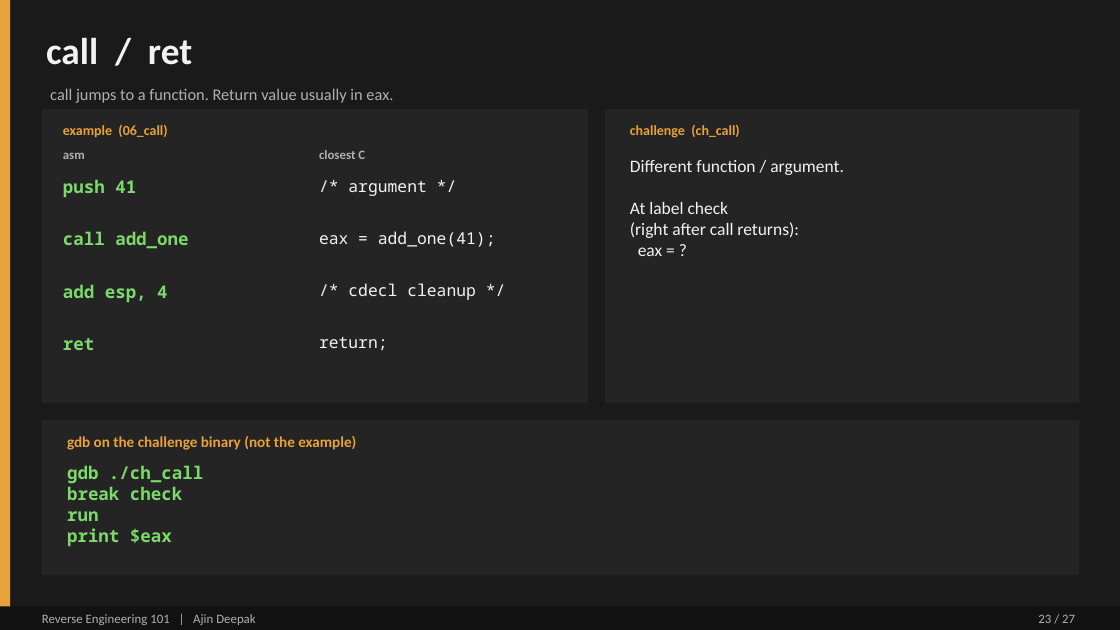
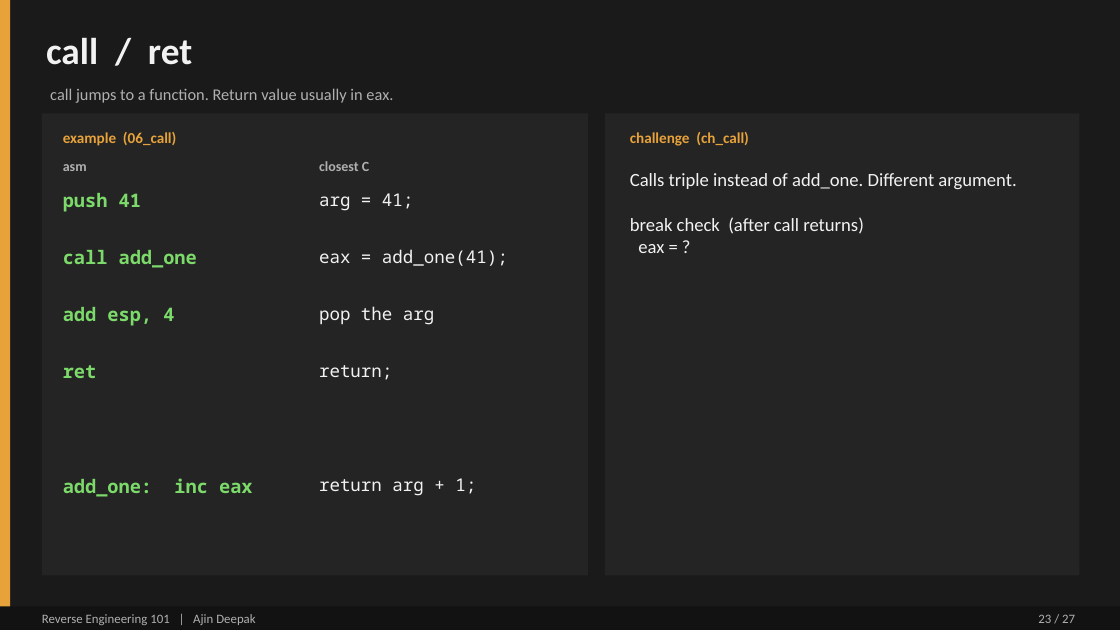
Before and after one commit to DERE-ad2001/reverse-engineering-101, a slide deck: slide 23 of Reverse Engineering 101.pptx. Drawn at 1120x630 pixels with LibreOffice and Linux fonts; fonts in the diff are those of the drawing. Boxes give left, top, right and bottom in pixels: in the first picture for what was removed or moved away, otherwise in the second. Text is boxed around its words. In the diff, an @@ line names an element or a change of style, - is before the commit and + after.

```diff
--- a/Reverse Engineering 101.pptx
+++ b/Reverse Engineering 101.pptx
@@ rectangle: place and size @@
-rectangle at [42, 109, 588, 403]
+rectangle at [42, 113, 588, 576]
@@ rectangle: place and size @@
-rectangle at [605, 109, 1080, 403]
+rectangle at [605, 113, 1080, 576]
@@ text "example (06_call)" at [63, 132, 176, 146]: size 12 to 13 pt @@
@@ text "challenge (ch_call)" at [630, 132, 749, 146]: size 12 to 13 pt @@
@@ text "asm": place and size @@
-text "asm" at [63, 153, 85, 159]
+text "asm" at [63, 164, 87, 171]
@@ text "asm" at [63, 164, 87, 171]: size 11 to 12 pt @@
@@ text "closest C": place and size @@
-text "closest C" at [319, 150, 365, 159]
+text "closest C" at [319, 161, 369, 171]
@@ text "closest C" at [319, 161, 369, 171]: size 11 to 12 pt @@
@@ text at [630, 173, 1016, 253]: text changed; size 15 to 16 pt @@
-Different function / argument.
-At label check
-(right after call returns):
-eax = ?
+Calls triple instead of add_one. Different argument.
+break check (after call returns)
+eax = ?
@@ text "push 41": place and size @@
-text "push 41" at [63, 179, 136, 197]
+text "push 41" at [63, 193, 141, 212]
@@ text added at [319, 193, 413, 211], 15 pt, text #F2F2F2 @@
+arg = 41;
@@ text removed at [348, 181, 426, 196] @@
-/* argument */
@@ text "call add_one": place and size @@
-text "call add_one" at [63, 231, 188, 249]
+text "call add_one" at [63, 250, 197, 268]
@@ text "eax = add_one(41);": place and size @@
-text "eax = add_one(41);" at [319, 231, 496, 247]
+text "eax = add_one(41);" at [319, 249, 508, 266]
@@ text "eax = add_one(41);" at [319, 249, 508, 266]: size 14 to 15 pt @@
@@ text "add esp, 4": place and size @@
-text "add esp, 4" at [63, 284, 167, 302]
+text "add esp, 4" at [63, 307, 174, 326]
@@ text removed at [348, 283, 476, 300] @@
-/* cdecl cleanup */
@@ text added at [319, 306, 434, 325], 15 pt, text #F2F2F2 @@
+pop the arg
@@ size 15 to 16 pt in 4 elements at [63, 193, 141, 212], [63, 250, 197, 268], [63, 307, 174, 326], [63, 365, 96, 378] @@
@@ text "ret": place and size @@
-text "ret" at [63, 338, 94, 350]
+text "ret" at [63, 365, 96, 378]
@@ text "return;" at [319, 365, 392, 380]: size 14 to 15 pt @@
@@ text "return;": place and size @@
-text "return;" at [319, 337, 388, 351]
+text "return;" at [319, 365, 392, 380]
@@ rectangle removed at [42, 420, 1080, 576] @@
@@ text removed at [67, 436, 356, 450] @@
-gdb on the challenge binary (not the example)
@@ text added at [63, 478, 253, 497], 16 pt, text #7CDA6A, bold @@
+add_one: inc eax
@@ text removed at [67, 465, 203, 546] @@
-gdb ./ch_call
-break check
-run
-print $eax
@@ text added at [319, 478, 476, 496], 15 pt, text #F2F2F2 @@
+return arg + 1;
```
Also in this commit, not shown: 6 other slides changed.
